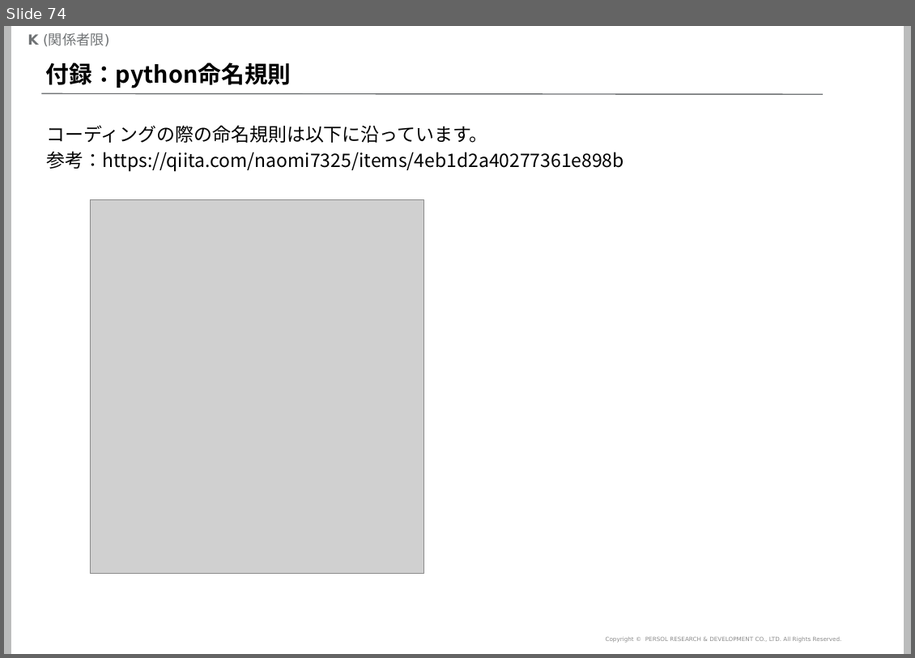
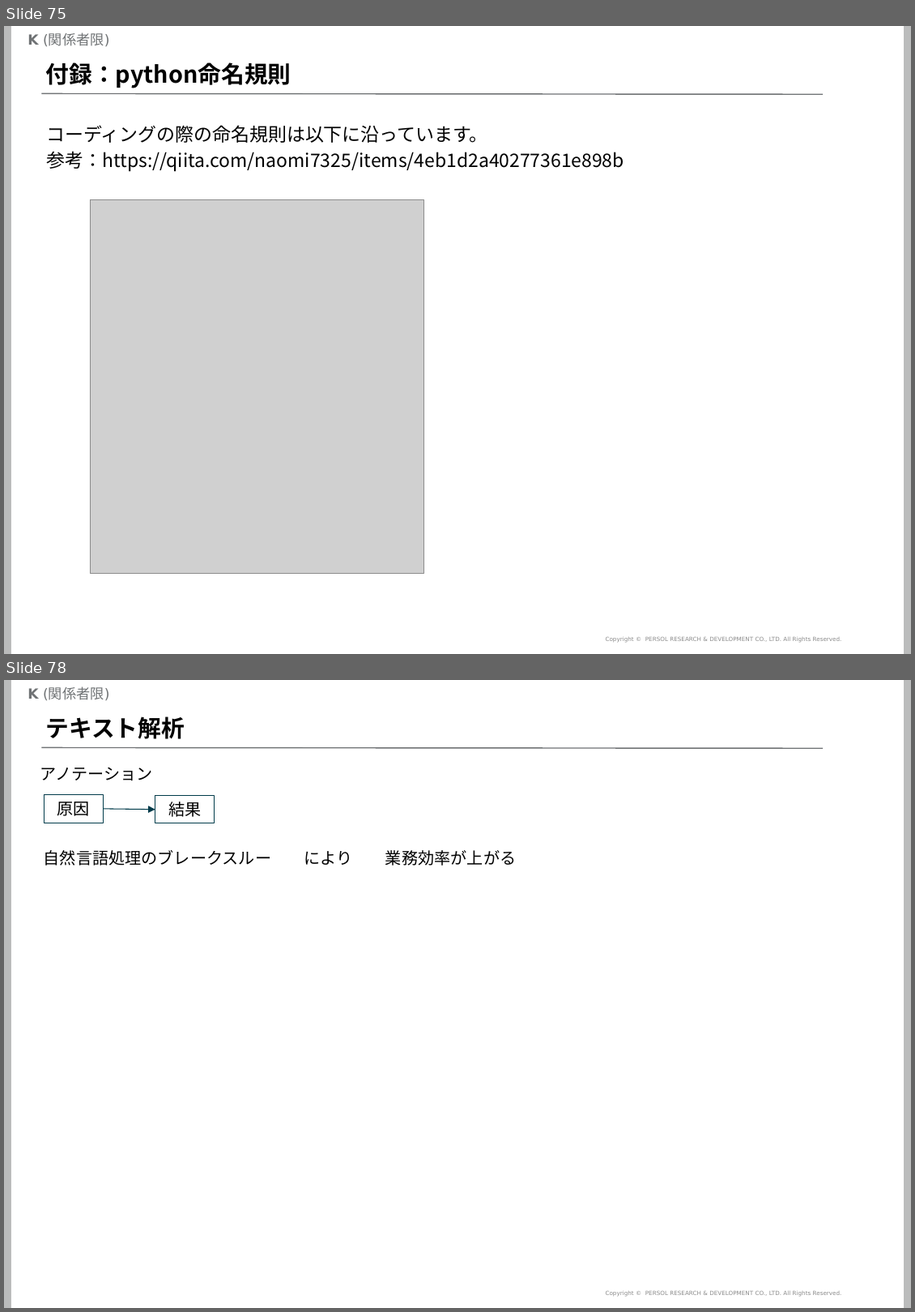
Before and after one commit to mogrodown/python_session, a slide deck: doc/python中級講座_2020.pptx. Shown one above the other, each under a label of ours: slide 74 before the commit, slides 75 and 78 after it; the slides between them are not shown. The pictures are 915x658 and 915x1312 pixels, drawn with LibreOffice and Linux fonts; fonts in the diff are those of the drawing; grey boxes stand for pictures; background and template pictures are left out. Boxes give left, top, right and bottom in pixels: in the first picture for what was removed or moved away, otherwise in the second. Text is boxed around its words. In the diff, an @@ line names an element or a change of style, - is before the commit and + after.

```diff
--- a/doc/python中級講座_2020.pptx
+++ b/doc/python中級講座_2020.pptx
@@ slide 78 added at <box>4,680,911,1308</box>, background #FFFFFF; not listed: 5 template elements that a slide beside it also shows @@
@@ title added at <box>46,716,185,739</box>, 20 pt, text #000000, bold @@
+テキスト解析
@@ text added at <box>40,767,153,780</box>, 14 pt, text #000000 @@
+アノテーション
@@ rectangle added at <box>44,795,104,823</box>, fill #FFFFFF, outline #003C4A 0.75 pt, 14 pt, text #000000 @@
+原因
@@ rectangle added at <box>155,796,215,823</box>, fill #FFFFFF, outline #003C4A 0.75 pt, 14 pt, text #000000 @@
+結果
@@ arrow added from (104, 809) to (155, 810), #003C4A 0.75 pt @@
@@ text added at <box>44,850,516,865</box>, 14 pt, text #000000 @@
+自然言語処理のブレークスルー により 業務効率が上がる
@@ what was slide 74 is now slide 75 @@
```
Also in this commit, not shown: 3 slides changed, 3 other slides added, 1 slide removed, 1 other file.
